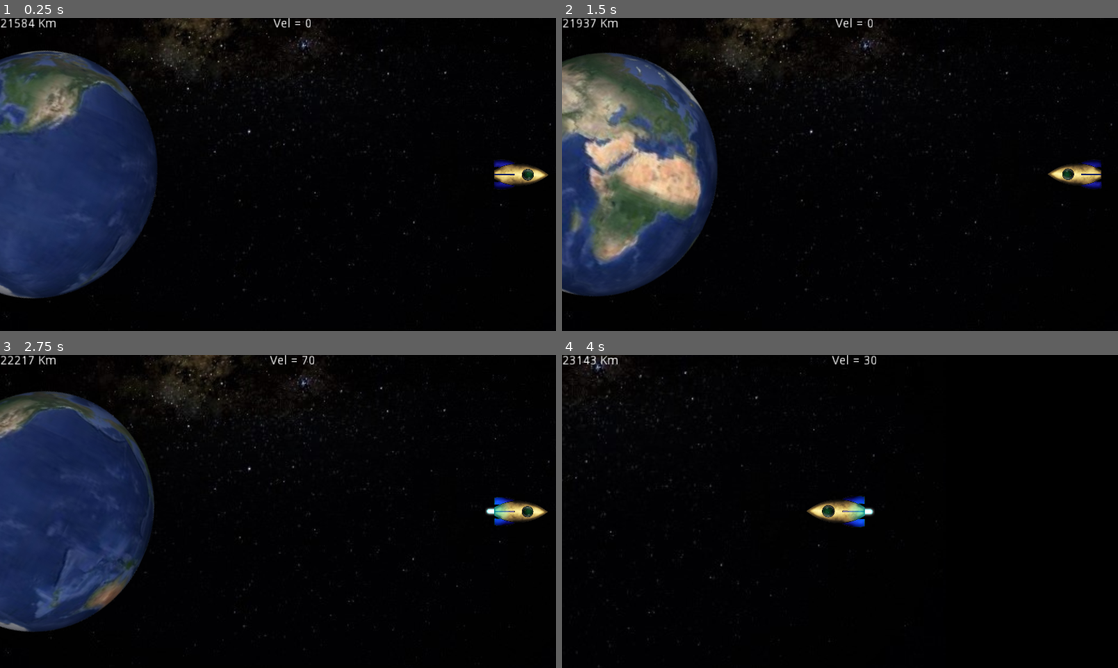
Above: before the commit, frames 1-4 (two rows, left to right).
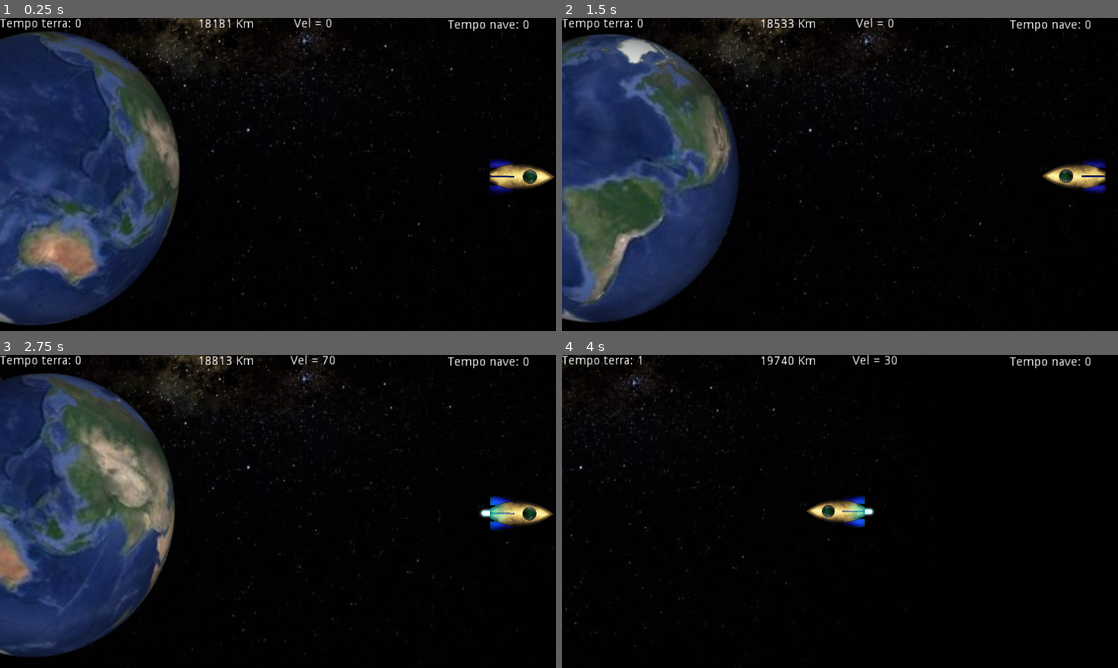
Above: after the commit, the same moments.

Repository: codificarciencias/viagem
Game: Godot game, scene res://viajando.tscn
Same seed, same stepped clock (60 frames per second), same inputs: the game is played once before the commit and once after it.
Inputs:
- Up to frame 1 (0.25 s): no input
- Up to frame 2 (1.5 s): hold Right (ui_right) 0.53-1.28 s; tap End (ui_end) at 0.6, 1.35 s; hold Down (ui_down) from 1.28 s (still down)
- Up to frame 3 (2.75 s): release Down (ui_down) at 2.03 s; hold Right (ui_right) from 2.03 s (still down); tap End (ui_end) at 2.1 s
- Up to frame 4 (4 s): release Right (ui_right) at 2.78 s; hold Up (ui_up) 2.78-3.53 s; tap End (ui_end) at 2.85, 3.6 s; hold Left (ui_left) from 3.53 s (still down)

The runs differ from the first frame. In frame 1, 18% of the frame differs, in the area x 0-100%, y 0-99%; in frame 2, 22%, in the area x 0-99%, y 0-98%; in frame 3, 19%; in frame 4, 1.1%.

Commit message:
implantar novos recursos
câmera da terra adicionada
implementação do sinal
mostrador de tempo
limpeza e auto destruição do sinal

Diff:
--- /dev/null
+++ b/Controle.gd
@@ -0,0 +1,8 @@
+extends Node2D
+
+func _ready():
+	pass # Replace with function body.
+
+
+func _process(delta):
+	pass
--- /dev/null
+++ b/Controle.tscn
@@ -0,0 +1,6 @@
+[gd_scene load_steps=2 format=2]
+
+[ext_resource path="res://Controle.gd" type="Script" id=1]
+
+[node name="Controle" type="Node2D"]
+script = ExtResource( 1 )
--- a/Nave.gd
+++ b/Nave.gd
@@ -1,7 +1,7 @@
-extends KinematicBody2D
+extends Area2D
 
-var velocidade = 0
-
+export var velocidade = 0
+export var naveVisao = 0
 func _physics_process(delta): #repetição
 
 	if Input.is_action_pressed("ui_right"): # move e direciona a nave para direita
@@ -41,3 +41,10 @@
 		$SpNave.visible = true
 
 	translate(Vector2(velocidade, 0)) # realiza o moviento da nave
+
+
+
+
+func _on_Nave_area_entered(area):
+	if area.is_in_group('Sinais'):
+		naveVisao = area.informacao
--- /dev/null
+++ b/Node2D.gd
@@ -0,0 +1,10 @@
+extends Node2D
+var velLuz
+
+func _ready():
+	pass # Replace with function body.
+
+
+
+func _process(delta):
+	position.x += 3
--- /dev/null
+++ b/Sinal.gd
@@ -0,0 +1,16 @@
+extends Node2D
+export var velSinal = 600
+export var informacao = 0
+
+func _ready():
+	pass
+
+func _process(delta):
+	# velocidade do sinal
+	global_position.x += velSinal * delta
+	# identificador do momento em que o sinal foi emitido
+	$LbInfo.text = 'Dia '+ str(informacao)
+
+	# auto destruição do sinal para liberar memoria
+	if global_position.x > 70000 or Input.is_action_just_pressed("ui_end"):
+		queue_free()
--- a/Terra.gd
+++ /dev/null
@@ -1,16 +0,0 @@
-extends RigidBody2D
-
-
-# Declare member variables here. Examples:
-# var a = 2
-# var b = "text"
-
-
-# Called when the node enters the scene tree for the first time.
-func _ready():
-	pass # Replace with function body.
-
-
-# Called every frame. 'delta' is the elapsed time since the previous frame.
-#func _process(delta):
-#	pass
--- /dev/null
+++ b/objetos/Nave.tscn
@@ -0,0 +1,29 @@
+[gd_scene load_steps=5 format=2]
+
+[ext_resource path="res://image/sprNave.png" type="Texture" id=1]
+[ext_resource path="res://image/sprNaveSt.png" type="Texture" id=2]
+[ext_resource path="res://Nave.gd" type="Script" id=3]
+
+[sub_resource type="RectangleShape2D" id=1]
+extents = Vector2( 58.2911, 34.7069 )
+
+[node name="Nave" type="Area2D"]
+position = Vector2( 1195.45, 360 )
+script = ExtResource( 3 )
+
+[node name="SpNave" type="Sprite" parent="."]
+scale = Vector2( 0.5, 0.5 )
+texture = ExtResource( 1 )
+flip_h = true
+
+[node name="SpNaveSt" type="Sprite" parent="."]
+scale = Vector2( 0.5, 0.5 )
+texture = ExtResource( 2 )
+flip_h = true
+
+[node name="CsNave" type="CollisionShape2D" parent="."]
+shape = SubResource( 1 )
+
+[node name="NavCam" type="Camera2D" parent="."]
+current = true
+[connection signal="area_entered" from="." to="." method="_on_Nave_area_entered"]
--- /dev/null
+++ b/objetos/Sinal.tscn
@@ -0,0 +1,30 @@
+[gd_scene load_steps=4 format=2]
+
+[ext_resource path="res://image/sprSinal.png" type="Texture" id=1]
+[ext_resource path="res://Sinal.gd" type="Script" id=2]
+
+[sub_resource type="RectangleShape2D" id=1]
+extents = Vector2( 30.3858, 63.5667 )
+
+[node name="Sinal" type="Area2D" groups=[
+"Sinais",
+]]
+scale = Vector2( 5, 5 )
+script = ExtResource( 2 )
+
+[node name="SpSinal" type="Sprite" parent="."]
+position = Vector2( 30.9424, 0.351624 )
+texture = ExtResource( 1 )
+
+[node name="ColSinal" type="CollisionShape2D" parent="."]
+position = Vector2( 29.8876, 0 )
+shape = SubResource( 1 )
+
+[node name="LbInfo" type="Label" parent="."]
+margin_left = -9.46404
+margin_top = -7.35162
+margin_right = 49.536
+margin_bottom = 6.64838
+__meta__ = {
+"_edit_use_anchors_": false
+}
--- /dev/null
+++ b/objetos/Terra.gd
@@ -0,0 +1,20 @@
+extends Area2D
+
+export var tempo = 0
+var PreSinalTerra = preload('res://objetos/Sinal.tscn')
+
+
+func _ready():
+	pass
+
+func _process(delta):
+	pass
+
+
+
+func _on_Transmitir_timeout():
+	tempo += 1
+	var SinalTerra = PreSinalTerra.instance()
+	SinalTerra.informacao = tempo
+	add_child(SinalTerra)
+	SinalTerra.global_position = global_position
--- /dev/null
+++ b/objetos/Terra.tscn
@@ -0,0 +1,68 @@
+[gd_scene load_steps=32 format=2]
+
+[ext_resource path="res://image/terra/terra0005.png" type="Texture" id=1]
+[ext_resource path="res://image/terra/terra0006.png" type="Texture" id=2]
+[ext_resource path="res://image/terra/terra0027.png" type="Texture" id=3]
+[ext_resource path="res://image/terra/terra0016.png" type="Texture" id=4]
+[ext_resource path="res://image/terra/terra0004.png" type="Texture" id=5]
+[ext_resource path="res://image/terra/terra0022.png" type="Texture" id=6]
+[ext_resource path="res://image/terra/terra0002.png" type="Texture" id=7]
+[ext_resource path="res://image/terra/terra0001.png" type="Texture" id=8]
+[ext_resource path="res://image/terra/terra0003.png" type="Texture" id=9]
+[ext_resource path="res://image/terra/terra0021.png" type="Texture" id=10]
+[ext_resource path="res://image/terra/terra0010.png" type="Texture" id=11]
+[ext_resource path="res://image/terra/terra0014.png" type="Texture" id=12]
+[ext_resource path="res://image/terra/terra0007.png" type="Texture" id=13]
+[ext_resource path="res://image/terra/terra0019.png" type="Texture" id=14]
+[ext_resource path="res://image/terra/terra0025.png" type="Texture" id=15]
+[ext_resource path="res://image/terra/terra0026.png" type="Texture" id=16]
+[ext_resource path="res://image/terra/terra0023.png" type="Texture" id=17]
+[ext_resource path="res://image/terra/terra0015.png" type="Texture" id=18]
+[ext_resource path="res://image/terra/terra0009.png" type="Texture" id=19]
+[ext_resource path="res://image/terra/terra0011.png" type="Texture" id=20]
+[ext_resource path="res://image/terra/terra0024.png" type="Texture" id=21]
+[ext_resource path="res://image/terra/terra0012.png" type="Texture" id=22]
+[ext_resource path="res://image/terra/terra0028.png" type="Texture" id=23]
+[ext_resource path="res://image/terra/terra0017.png" type="Texture" id=24]
+[ext_resource path="res://image/terra/terra0008.png" type="Texture" id=25]
+[ext_resource path="res://image/terra/terra0018.png" type="Texture" id=26]
+[ext_resource path="res://image/terra/terra0020.png" type="Texture" id=27]
+[ext_resource path="res://image/terra/terra0013.png" type="Texture" id=28]
+[ext_resource path="res://objetos/Terra.gd" type="Script" id=29]
+
+[sub_resource type="SpriteFrames" id=1]
+animations = [ {
+"frames": [ ExtResource( 8 ), ExtResource( 7 ), ExtResource( 9 ), ExtResource( 5 ), ExtResource( 1 ), ExtResource( 2 ), ExtResource( 13 ), ExtResource( 25 ), ExtResource( 19 ), ExtResource( 11 ), ExtResource( 20 ), ExtResource( 22 ), ExtResource( 28 ), ExtResource( 12 ), ExtResource( 18 ), ExtResource( 4 ), ExtResource( 24 ), ExtResource( 26 ), ExtResource( 14 ), ExtResource( 27 ), ExtResource( 10 ), ExtResource( 6 ), ExtResource( 17 ), ExtResource( 21 ), ExtResource( 15 ), ExtResource( 16 ), ExtResource( 3 ), ExtResource( 23 ) ],
+"loop": true,
+"name": "default",
+"speed": 10.0
+} ]
+
+[sub_resource type="CircleShape2D" id=2]
+radius = 295.002
+
+[node name="Terra" type="Area2D"]
+position = Vector2( 33.096, 360 )
+script = ExtResource( 29 )
+__meta__ = {
+"_edit_group_": true
+}
+
+[node name="SpTerra" type="AnimatedSprite" parent="."]
+rotation = 0.418879
+scale = Vector2( 2, 2 )
+frames = SubResource( 1 )
+frame = 16
+playing = true
+flip_h = true
+
+[node name="ColTerra" type="CollisionShape2D" parent="."]
+shape = SubResource( 2 )
+
+[node name="Transmitir" type="Timer" parent="."]
+wait_time = 3.0
+autostart = true
+
+[node name="TerraCam" type="Camera2D" parent="."]
+offset = Vector2( 300, 0 )
+[connection signal="timeout" from="Transmitir" to="." method="_on_Transmitir_timeout"]
--- a/project.godot
+++ b/project.godot
@@ -24,6 +24,7 @@
 
 window/size/width=1280
 window/size/height=720
+window/size/resizable=false
 window/stretch/mode="2d"
 window/stretch/aspect="keep"
 
--- a/viajando.gd
+++ b/viajando.gd
@@ -2,14 +2,12 @@
 
 var dist = 0
 var distancia
-
 
 func _ready():
 	$Refer/GlobCam.make_current()
 	pass
 
 func _process(delta):
-
 	# Controle da camera global
 	$Refer.position.x = ($Nave.position.x - $Terra.position.x)/2+$Terra.position.x
 	if $Refer.position.x >= 400:
@@ -18,9 +16,12 @@
 		$Refer/GlobCam.zoom.y = dist
 		$Refer.scale = Vector2(0.5+dist*2, 0.5+dist*2)
 
+	# Escolher camera
 	if Input.is_action_just_pressed("ui_up"):
 		if $Refer/GlobCam.current:
 			$Nave/NavCam.make_current()
+		elif $Nave/NavCam.current:
+			$Terra/TerraCam.make_current()
 		else:
 			$Refer/GlobCam.make_current()
 
@@ -36,3 +37,9 @@
 	# Distância entre a nave e o centro da terra
 	distancia = int(($Nave.position.x - $Terra.position.x)*18.57)
 	$Controle/LbDist.text = str(distancia) + ' Km'
+
+	# Visão da nave, mostra o que a nave esta observando(tempo nave)
+	$Controle/LbTempoNave.text = 'Tempo nave: '+str($Nave.naveVisao)
+
+	# emissão do sinal da terra(tempo terra)
+	$Controle/LbTempoTerra.text = 'Tempo terra: '+str($Terra.tempo)
--- a/viajando.tscn
+++ b/viajando.tscn
@@ -1,98 +1,12 @@
-[gd_scene load_steps=37 format=2]
+[gd_scene load_steps=5 format=2]
 
-[ext_resource path="res://image/terra/terra0001.png" type="Texture" id=1]
-[ext_resource path="res://image/terra/terra0004.png" type="Texture" id=3]
-[ext_resource path="res://image/terra/terra0005.png" type="Texture" id=4]
-[ext_resource path="res://image/terra/terra0002.png" type="Texture" id=5]
-[ext_resource path="res://image/terra/terra0003.png" type="Texture" id=6]
-[ext_resource path="res://image/terra/terra0006.png" type="Texture" id=7]
-[ext_resource path="res://image/terra/terra0010.png" type="Texture" id=8]
-[ext_resource path="res://image/terra/terra0027.png" type="Texture" id=9]
-[ext_resource path="res://image/terra/terra0016.png" type="Texture" id=10]
-[ext_resource path="res://image/terra/terra0022.png" type="Texture" id=11]
-[ext_resource path="res://image/sprNave.png" type="Texture" id=12]
+[ext_resource path="res://objetos/Terra.tscn" type="PackedScene" id=1]
+[ext_resource path="res://objetos/Nave.tscn" type="PackedScene" id=12]
 [ext_resource path="res://image/ceu.jpg" type="Texture" id=13]
-[ext_resource path="res://image/terra/terra0007.png" type="Texture" id=14]
-[ext_resource path="res://image/terra/terra0019.png" type="Texture" id=15]
-[ext_resource path="res://image/terra/terra0021.png" type="Texture" id=16]
-[ext_resource path="res://image/terra/terra0014.png" type="Texture" id=17]
-[ext_resource path="res://image/terra/terra0024.png" type="Texture" id=18]
-[ext_resource path="res://image/terra/terra0009.png" type="Texture" id=19]
-[ext_resource path="res://image/terra/terra0020.png" type="Texture" id=20]
-[ext_resource path="res://image/terra/terra0015.png" type="Texture" id=21]
-[ext_resource path="res://image/terra/terra0011.png" type="Texture" id=22]
-[ext_resource path="res://image/terra/terra0025.png" type="Texture" id=23]
-[ext_resource path="res://image/terra/terra0012.png" type="Texture" id=24]
-[ext_resource path="res://image/terra/terra0028.png" type="Texture" id=25]
-[ext_resource path="res://image/terra/terra0008.png" type="Texture" id=26]
-[ext_resource path="res://image/terra/terra0013.png" type="Texture" id=27]
-[ext_resource path="res://image/terra/terra0017.png" type="Texture" id=28]
-[ext_resource path="res://image/terra/terra0018.png" type="Texture" id=29]
-[ext_resource path="res://image/terra/terra0023.png" type="Texture" id=30]
-[ext_resource path="res://image/terra/terra0026.png" type="Texture" id=31]
-[ext_resource path="res://Nave.gd" type="Script" id=32]
 [ext_resource path="res://viajando.gd" type="Script" id=33]
-[ext_resource path="res://image/sprNaveSt.png" type="Texture" id=34]
-
-[sub_resource type="SpriteFrames" id=1]
-animations = [ {
-"frames": [ ExtResource( 1 ), ExtResource( 5 ), ExtResource( 6 ), ExtResource( 3 ), ExtResource( 4 ), ExtResource( 7 ), ExtResource( 14 ), ExtResource( 26 ), ExtResource( 19 ), ExtResource( 8 ), ExtResource( 22 ), ExtResource( 24 ), ExtResource( 27 ), ExtResource( 17 ), ExtResource( 21 ), ExtResource( 10 ), ExtResource( 28 ), ExtResource( 29 ), ExtResource( 15 ), ExtResource( 20 ), ExtResource( 16 ), ExtResource( 11 ), ExtResource( 30 ), ExtResource( 18 ), ExtResource( 23 ), ExtResource( 31 ), ExtResource( 9 ), ExtResource( 25 ) ],
-"loop": true,
-"name": "default",
-"speed": 10.0
-} ]
-
-[sub_resource type="CircleShape2D" id=2]
-radius = 288.896
-
-[sub_resource type="RectangleShape2D" id=3]
-extents = Vector2( 26.5615, 13.6376 )
 
 [node name="Viagem" type="Node2D"]
 script = ExtResource( 33 )
-
-[node name="Terra" type="RigidBody2D" parent="."]
-position = Vector2( 33.096, 360 )
-gravity_scale = 0.0
-__meta__ = {
-"_edit_group_": true
-}
-
-[node name="SpTerra" type="AnimatedSprite" parent="Terra"]
-rotation = 0.418879
-scale = Vector2( 2, 2 )
-frames = SubResource( 1 )
-frame = 23
-playing = true
-flip_h = true
-
-[node name="CsTerra" type="CollisionShape2D" parent="Terra"]
-visible = false
-shape = SubResource( 2 )
-disabled = true
-
-[node name="Nave" type="KinematicBody2D" parent="."]
-position = Vector2( 1195.45, 360 )
-script = ExtResource( 32 )
-
-[node name="SpNave" type="Sprite" parent="Nave"]
-scale = Vector2( 0.5, 0.5 )
-texture = ExtResource( 12 )
-flip_h = true
-
-[node name="SpNaveSt" type="Sprite" parent="Nave"]
-scale = Vector2( 0.5, 0.5 )
-texture = ExtResource( 34 )
-flip_h = true
-
-[node name="CsNave" type="CollisionShape2D" parent="Nave"]
-shape = SubResource( 3 )
-__meta__ = {
-"_edit_group_": true
-}
-
-[node name="NavCam" type="Camera2D" parent="Nave"]
-current = true
 
 [node name="Refer" type="Sprite" parent="."]
 position = Vector2( 639.902, 360 )
@@ -107,8 +21,8 @@
 [node name="LbNaveVel" type="Label" parent="Controle"]
 anchor_left = 0.5
 anchor_right = 0.5
-margin_left = -34.5
-margin_right = 34.5
+margin_left = 13.3174
+margin_right = 82.3174
 margin_bottom = 14.0
 rect_scale = Vector2( 2, 2 )
 text = "velocidade"
@@ -118,10 +32,40 @@
 }
 
 [node name="LbDist" type="Label" parent="Controle"]
-margin_right = 40.0
-margin_bottom = 14.0
+margin_left = 454.911
+margin_top = 1.29236
+margin_right = 513.911
+margin_bottom = 15.2924
 rect_scale = Vector2( 2, 2 )
-text = "Deistancia"
+text = "Distancia"
 __meta__ = {
 "_edit_use_anchors_": false
 }
+
+[node name="LbTempoNave" type="Label" parent="Controle"]
+anchor_left = 1.0
+anchor_right = 1.0
+margin_left = -248.527
+margin_top = 3.15791
+margin_right = -170.527
+margin_bottom = 17.1579
+rect_scale = Vector2( 2, 2 )
+text = "Nave Visão: "
+__meta__ = {
+"_edit_use_anchors_": false
+}
+
+[node name="LbTempoTerra" type="Label" parent="Controle"]
+margin_right = 88.0
+margin_bottom = 14.0
+rect_scale = Vector2( 2, 2 )
+text = "Tempo Terra: "
+__meta__ = {
+"_edit_use_anchors_": false
+}
+
+[node name="Terra" parent="." instance=ExtResource( 1 )]
+position = Vector2( -2.53601, 367.858 )
+
+[node name="Nave" parent="." instance=ExtResource( 12 )]
+position = Vector2( 976.521, 364.063 )
Binary file added: image/sprSinal.png
Not shown, added: image/sprSinal.png.import
